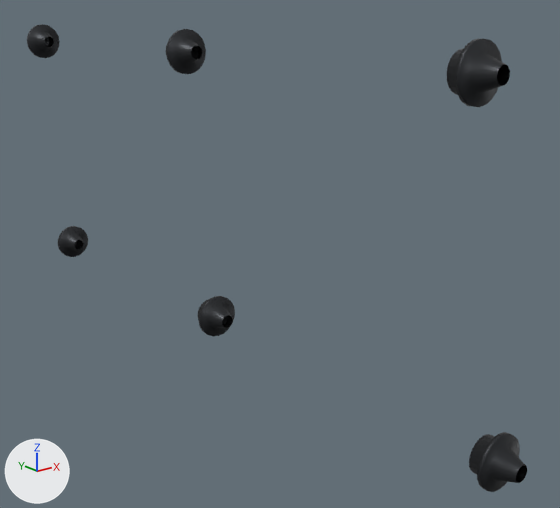
A saved change to the glTF model public/parts/rocker-shaft-nuts-right.glb.
The view is the same before and after, from a 50 mm camera at (163.0, -230.0, 54.0) aimed at (321.0, -32.0, -26.0). The lights are fixed; the arrows at lower left show +X, +Y and +Z. The older version comes first.
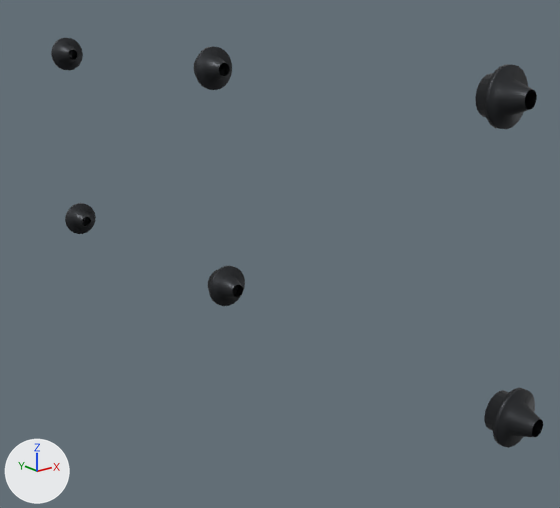
Edits to the bpy script that builds the scene:
```text
Change ob_mesh_0:
    ob_mesh_0.location: (303.4, -123.5, 40.79) -> (314.0, -123.5, 35.0)
Change ob_mesh_0_001:
    ob_mesh_0_001.location: (303.4, -137.6, -48.2) -> (308.0, -137.6, -38.0)
Change ob_mesh_0_002:
    ob_mesh_0_002.location: (303.4, -5.55, 40.79) -> (314.0, -5.55, 35.0)
Change ob_mesh_0_003:
    ob_mesh_0_003.location: (303.4, -19.55, -48.2) -> (308.0, -19.55, -38.0)
Change ob_mesh_0_004:
    ob_mesh_0_004.location: (303.4, 112.5, 40.79) -> (314.0, 112.5, 35.0)
Change ob_mesh_0_005:
    ob_mesh_0_005.location: (303.4, 98.45, -48.2) -> (308.0, 98.45, -38.0)
```

What differs and where, as boxes (x1, y1, x2, y2) in the pictures (560 x 508 px):
'Mesh_0', moved
    before: (447, 39, 510, 107)
    after: (475, 64, 537, 129)
'Mesh_0.001', moved
    before: (469, 432, 527, 492)
    after: (484, 388, 543, 448)
'Mesh_0.002', moved
    before: (166, 29, 206, 74)
    after: (194, 46, 232, 90)
'Mesh_0.003', moved
    before: (197, 296, 235, 336)
    after: (208, 266, 245, 306)
'Mesh_0.004', moved
    before: (27, 24, 60, 58)
    after: (51, 38, 83, 70)
'Mesh_0.005', moved
    before: (58, 226, 88, 257)
    after: (65, 203, 96, 234)
